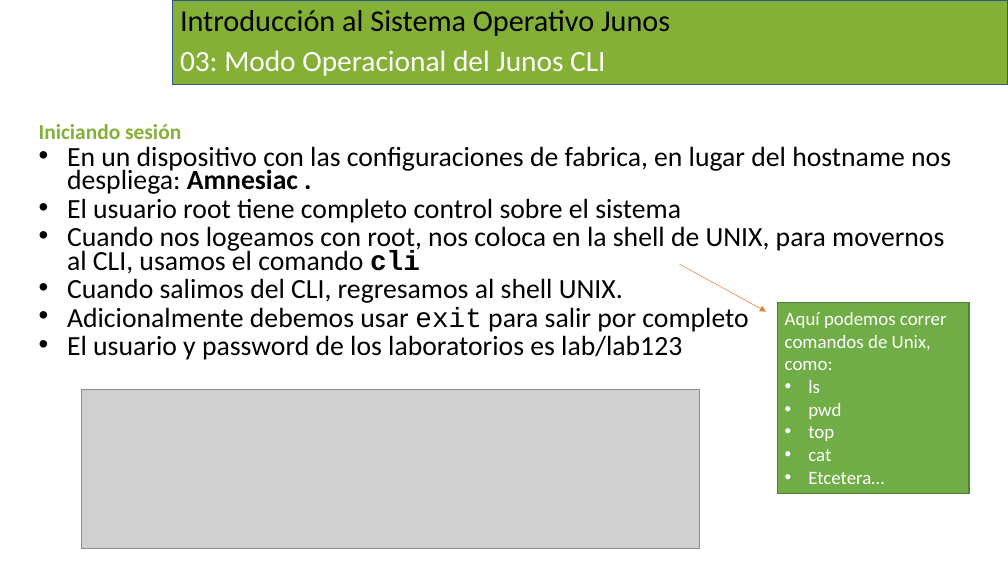
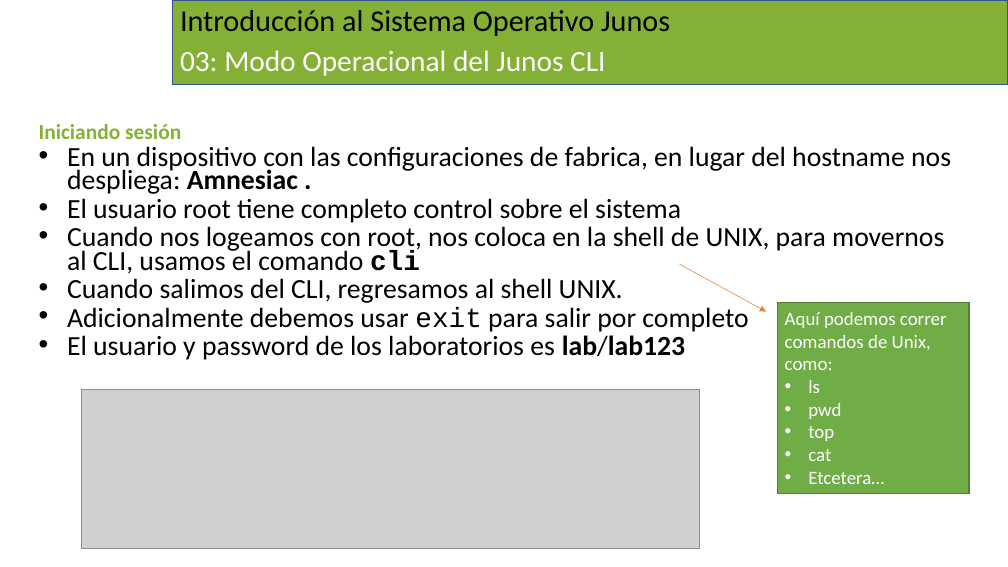
Before and after one commit to CarlosLRamirez/Introduccion-A-Junos-Curso-2022, a slide deck: slide 9 of ppts/Intro to Junos OS - Modulo 3.pptx. Drawn at 1008x567 pixels with LibreOffice and Linux fonts; fonts in the diff are those of the drawing; grey boxes stand for pictures; background and template pictures are left out. Boxes give left, top, right and bottom in pixels: in the first picture for what was removed or moved away, otherwise in the second. Text is boxed around its words. In the diff, an @@ line names an element or a change of style, - is before the commit and + after.

```diff
--- a/ppts/Intro to Junos OS - Modulo 3.pptx
+++ b/ppts/Intro to Junos OS - Modulo 3.pptx
@@ text at [67, 335, 685, 360]: bold on in "lab/lab123" @@
```
Also in this commit, not shown: 7 other slides changed, 2 other files.
